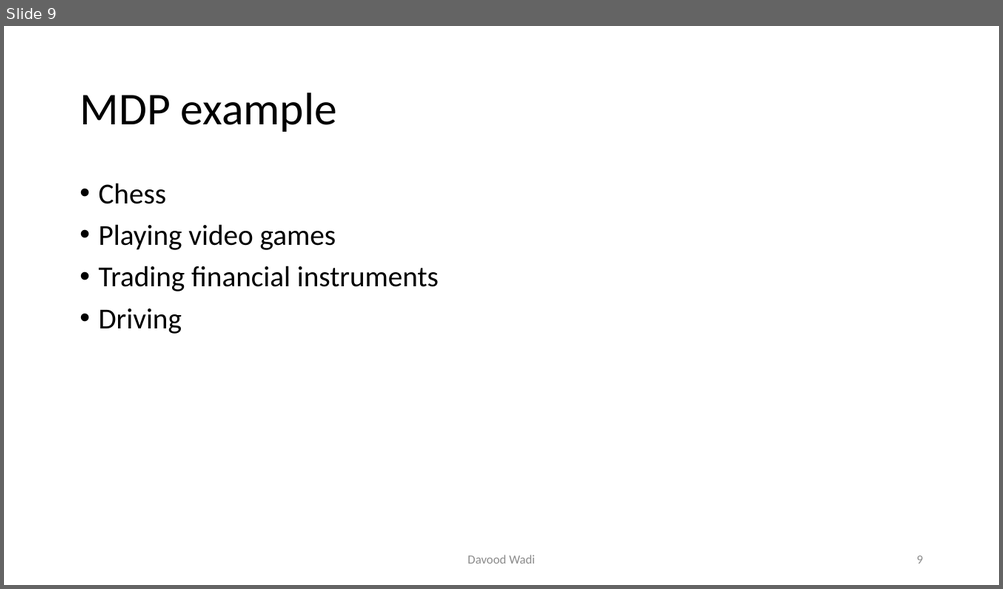
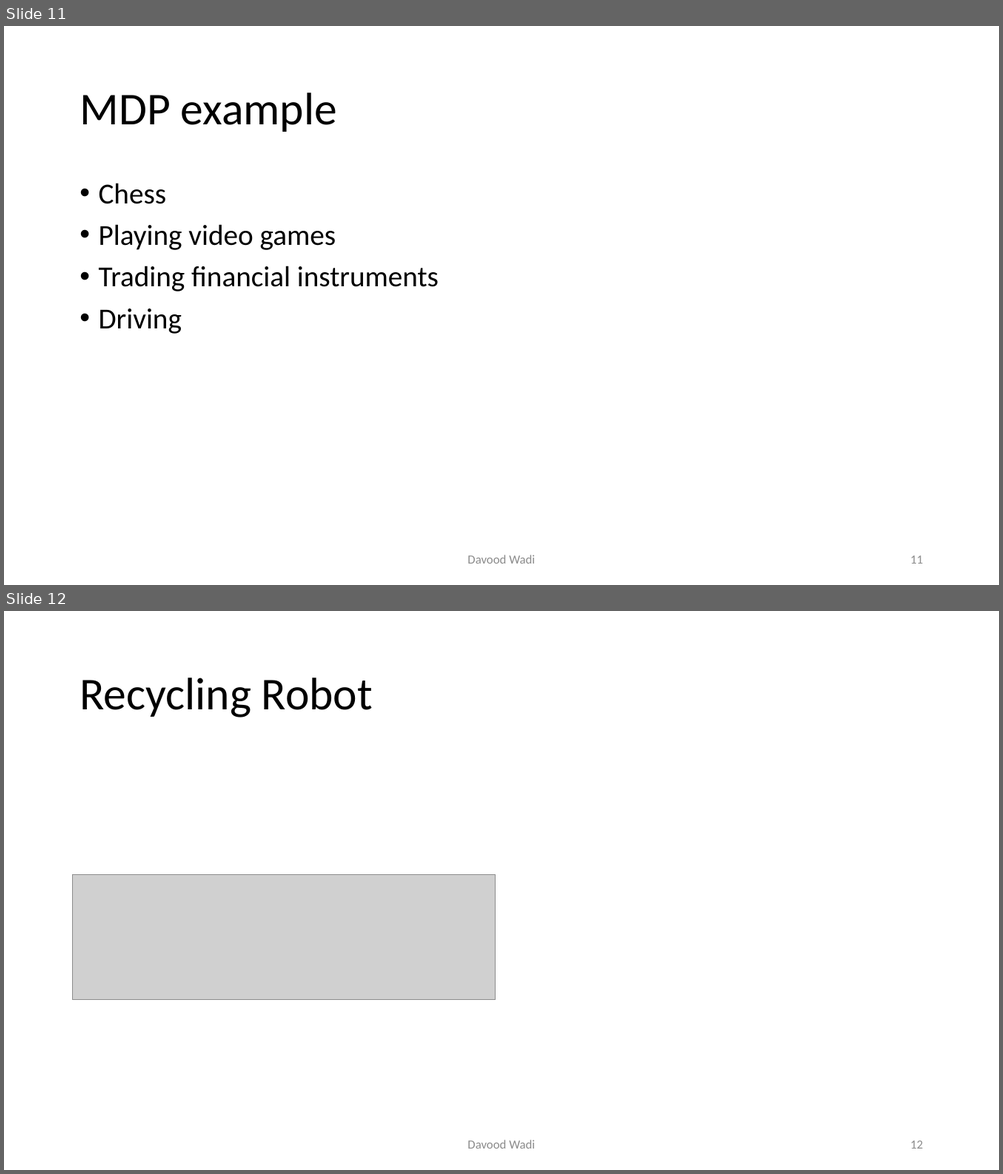
Before and after one commit to davoodwadi/davoodwadi.github.io, a slide deck: RL/RL1_slides.pptx. Shown one above the other, each under a label of ours: slide 9 before the commit, slides 11 and 12 after it. The pictures are 1003x589 and 1003x1174 pixels, drawn with LibreOffice and Linux fonts; fonts in the diff are those of the drawing; grey boxes stand for pictures; background and template pictures are left out. Boxes give left, top, right and bottom in pixels: in the first picture for what was removed or moved away, otherwise in the second. Text is boxed around its words. In the diff, an @@ line names an element or a change of style, - is before the commit and + after.

```diff
--- a/RL/RL1_slides.pptx
+++ b/RL/RL1_slides.pptx
@@ slide 12 added at (x1=4, y1=611, x2=999, y2=1170), background #FFFFFF @@
@@ title added at (x1=79, y1=678, x2=373, y2=718), 44 pt, text #000000 @@
+Recycling Robot
@@ picture added at (x1=73, y1=875, x2=495, y2=1000) @@
@@ text added at (x1=467, y1=1140, x2=535, y2=1149), 12 pt, text #8C8C8C @@
+Davood Wadi
@@ page number added at (x1=910, y1=1141, x2=922, y2=1149), 12 pt, text #8C8C8C @@
+12
@@ what was slide 9 is now slide 11 @@
@@ page number at (x1=910, y1=556, x2=922, y2=564): text changed @@
-9
+11
```
Also in this commit, not shown: 6 other slides added.
